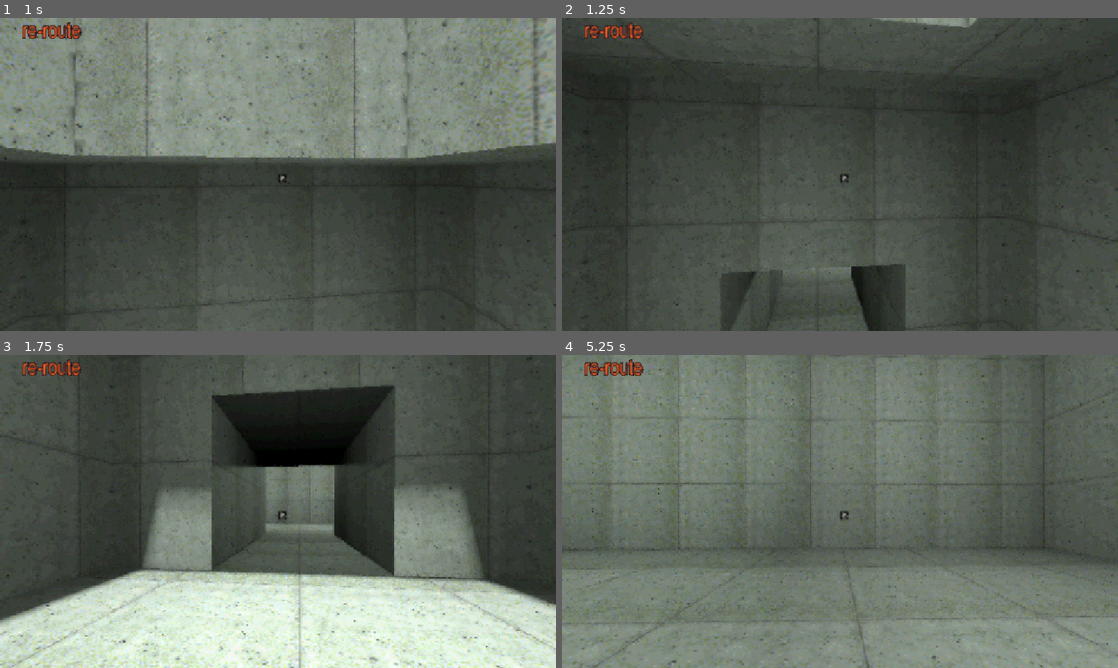
Above: before the commit, frames 1-4 (two rows, left to right).
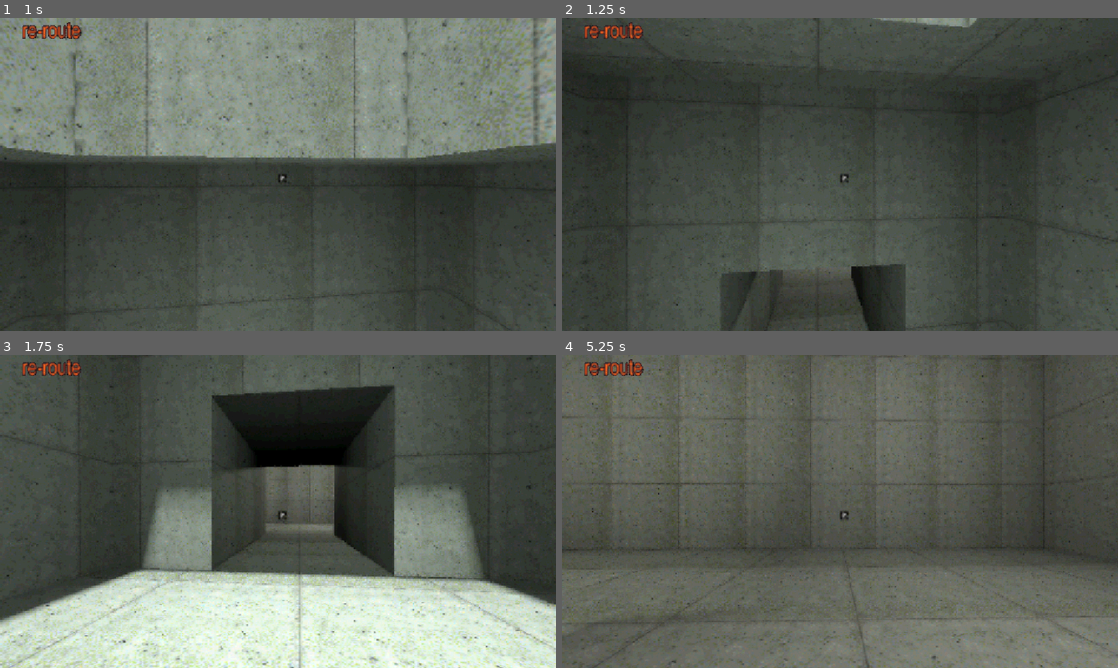
Above: after the commit, the same moments.

Repository: shagower/RE-ROUTE
Game: Godot game, scene res://tutorial.tscn
Same seed, same stepped clock (60 frames per second), same inputs: the game is played once before the commit and once after it. This scene is started directly instead of the project's main scene.
Inputs (mouse positions are in pixels of both pictures, inside the frame that each line leads up to):
- Up to frame 1 (1 s): tap Enter at 0.5 s; move the mouse to (305, 174) at 0.52 s; hold W (char_up) from 0.53 s (still down); tap Ctrl (char_crouch) at 0.6 s; tap Space (char_jump) at 0.77 s
- Up to frame 2 (1.25 s): keep holding W (char_up)
- Up to frame 3 (1.75 s): keep holding W (char_up); move the mouse to (250, 511) at 1.27 s; tap Shift (char_sprint) at 1.35 s; tap Space (char_jump) at 1.52 s
- Up to frame 4 (5.25 s): keep holding W (char_up); move the mouse to (851, 505) at 2.02 s; hold E (interact) 2.03-2.78 s; move the mouse to (834, 517) at 2.77 s; click (834, 517) at 2.85 s; tap Space (char_jump) at 3.02, 3.77, 4.52 s; move the mouse to (878, 514) at 3.52 s; tap I at 3.6 s; move the mouse to (795, 508) at 4.27 s; tap Ctrl (char_crouch) at 4.35 s; move the mouse to (845, 511) at 5.02 s; tap Shift (char_sprint) at 5.1 s

Frame 1 is identical in both runs. In frame 2, less than 0.1% of the frame differs, in the area x 34-35%, y 81-83%; in frame 3, 0.1%; in frame 4, 15%, in the area x 0-98%, y 0-100%.

Commit message:
tutorial

Diff:
--- a/tutorial.tscn
+++ b/tutorial.tscn
@@ -6,6 +6,7 @@
 [ext_resource type="Shader" uid="uid://dswgv64ipx2u2" path="res://ps1.gdshader" id="4_rwowx"]
 [ext_resource type="Texture2D" uid="uid://c0mds21klggtr" path="res://Assets/Asset Textures/UI Textures/logo.png" id="5_hu44a"]
 [ext_resource type="PackedScene" uid="uid://btvjnlwlhabsj" path="res://Assets/Prefabs/door.tscn" id="6_hu44a"]
+[ext_resource type="PackedScene" uid="uid://ddn5psgsmgkkj" path="res://Assets/Prefabs/bounce_pad.tscn" id="7_0cr88"]
 
 [sub_resource type="Environment" id="Environment_hu44a"]
 background_color = Color(1, 1, 1, 1)
@@ -27,6 +28,12 @@
 
 [sub_resource type="BoxMesh" id="BoxMesh_od41a"]
 size = Vector3(1, 1.8272462, 3.1000001)
+
+[sub_resource type="BoxMesh" id="BoxMesh_urht8"]
+size = Vector3(1, 3.4051514, 1)
+
+[sub_resource type="BoxShape3D" id="BoxShape3D_0cr88"]
+size = Vector3(1, 3.4051514, 1)
 
 [node name="Tutorial" type="Node3D" unique_id=168769492]
 
@@ -58,20 +65,22 @@
 omni_range = 17.173
 
 [node name="OmniLight3D3" type="OmniLight3D" parent="Lights" unique_id=960115846]
-transform = Transform3D(1, 0, 0, 0, 1, 0, 0, 0, 1, 27.842382, 8.253664, 2.640747)
-light_color = Color(0.9137255, 1, 0.9098039, 1)
+transform = Transform3D(1, 0, 0, 0, 1, 0, 0, 0, 1, 27.842382, 8.35791, 2.640747)
+light_color = Color(0.96862745, 1, 0.9098039, 1)
 light_energy = 7.984
 shadow_enabled = true
 shadow_blur = 0.0
 omni_range = 24.69
+omni_attenuation = 1.158
 
 [node name="OmniLight3D4" type="OmniLight3D" parent="Lights" unique_id=675327142]
-transform = Transform3D(1, 0, 0, 0, 1, 0, 0, 0, 1, 27.842382, 8.253664, -23.809885)
-light_color = Color(0.9137255, 1, 0.9098039, 1)
+transform = Transform3D(1, 0, 0, 0, 1, 0, 0, 0, 1, 27.842382, 8.35791, -23.809885)
+light_color = Color(0.96862745, 1, 0.9098039, 1)
 light_energy = 7.984
 shadow_enabled = true
 shadow_blur = 0.0
 omni_range = 24.69
+omni_attenuation = 1.158
 
 [node name="OmniLight3D" type="OmniLight3D" parent="Lights" unique_id=250081514]
 transform = Transform3D(1, 0, 0, 0, 1, 0, 0, 0, 1, 0.6885276, 28.146511, 0)
@@ -113,3 +122,16 @@
 transform = Transform3D(1, 0, 0, 0, 1, 0, 0, 0, 1, 17.851423, 3.1678035, -24.634151)
 material_override = ExtResource("2_5mrt3")
 mesh = SubResource("BoxMesh_menua")
+
+[node name="Node3D" parent="." unique_id=1243940725 instance=ExtResource("7_0cr88")]
+transform = Transform3D(1, 0, 0, 0, 0.99999994, 0, 0, 0, 0.99999994, 28, 5, -12)
+
+[node name="MeshInstance3D5" type="MeshInstance3D" parent="." unique_id=2053809619]
+transform = Transform3D(0.20025957, 0, 0, 0, 1, 0, 0, 0, 0.21025413, 28, 1.7025757, -12)
+material_override = ExtResource("2_5mrt3")
+mesh = SubResource("BoxMesh_urht8")
+
+[node name="StaticBody3D" type="StaticBody3D" parent="MeshInstance3D5" unique_id=720494360]
+
+[node name="CollisionShape3D" type="CollisionShape3D" parent="MeshInstance3D5/StaticBody3D" unique_id=1622816281]
+shape = SubResource("BoxShape3D_0cr88")
